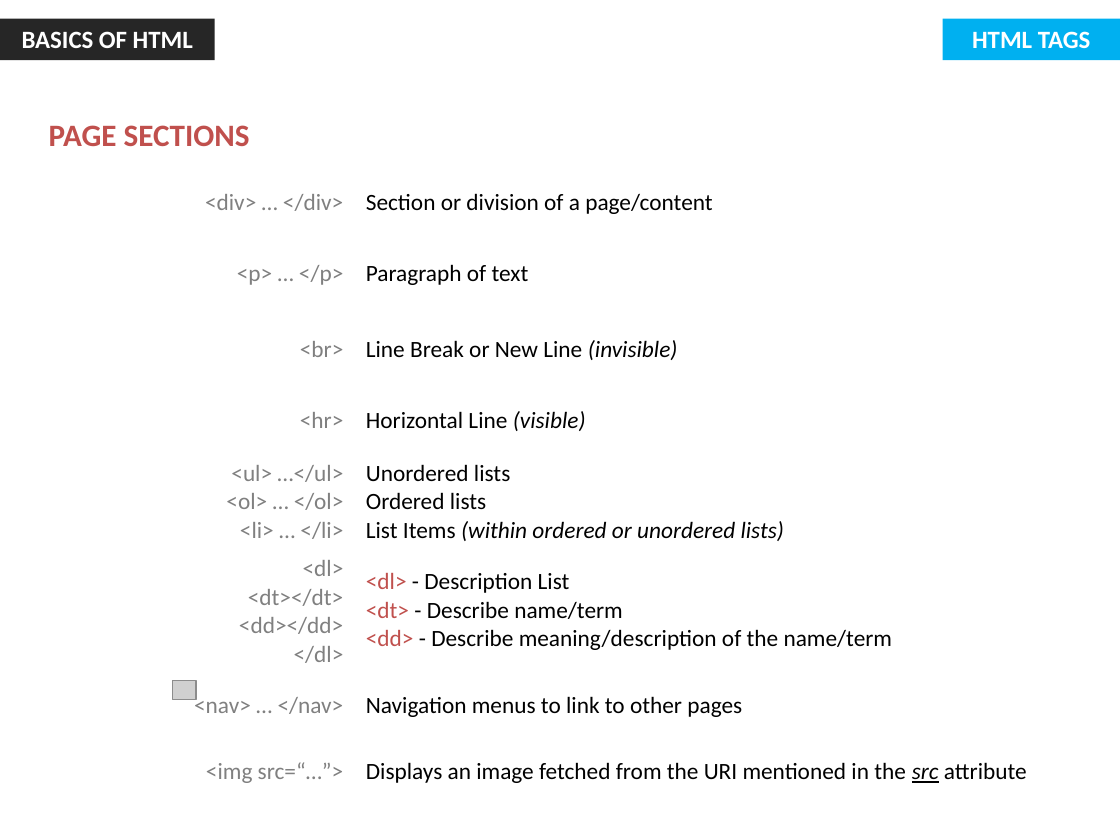
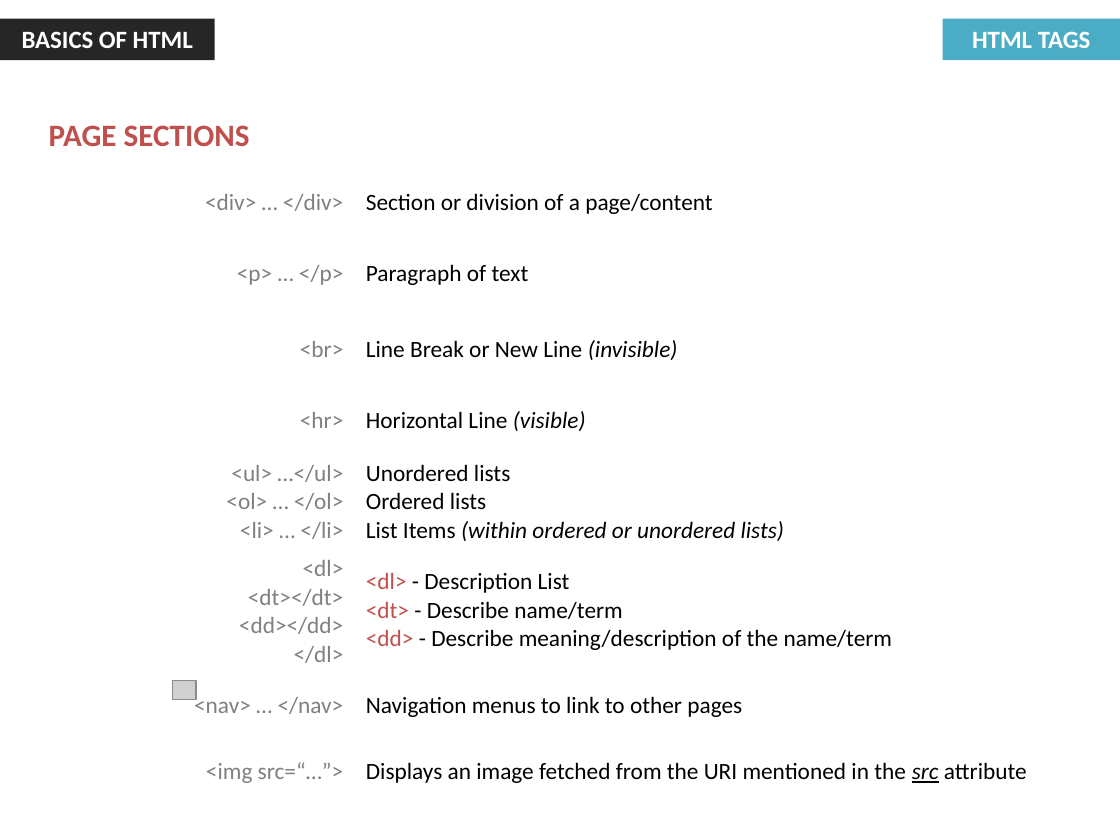
Before and after one commit to jharohit/web-fundamentals-course, a slide deck: slide 9 of Session I - Basic HTML + HTML5 elements/Session I - Basic HTML + HTML5.pptx. Drawn at 1120x840 pixels with LibreOffice and Linux fonts; fonts in the diff are those of the drawing; grey boxes stand for pictures. Boxes give left, top, right and bottom in pixels: in the first picture for what was removed or moved away, otherwise in the second. Text is boxed around its words. In the diff, an @@ line names an element or a change of style, - is before the commit and + after.

```diff
--- a/Session I - Basic HTML + HTML5 elements/Session I - Basic HTML + HTML5.pptx
+++ b/Session I - Basic HTML + HTML5 elements/Session I - Basic HTML + HTML5.pptx
@@ rectangle "HTML TAGS" at [943,19,1120,60]: fill #00B0F0 to #4BACC6 @@
```
Also in this commit, not shown: 2 other slides changed, 1 other file.
